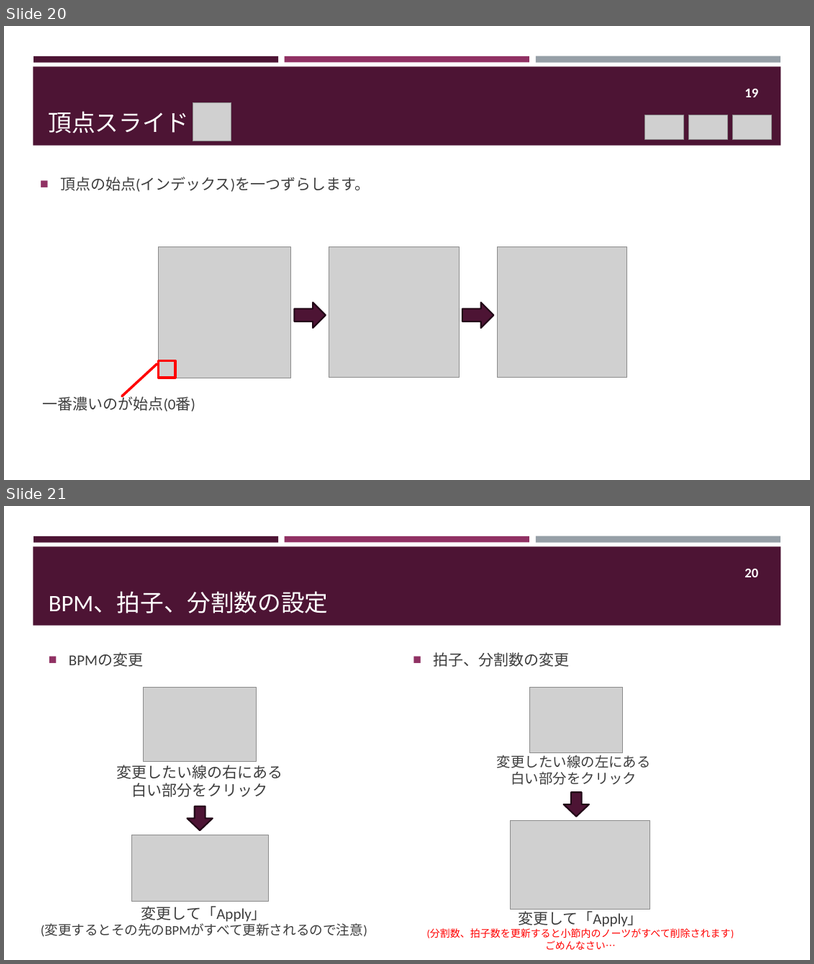
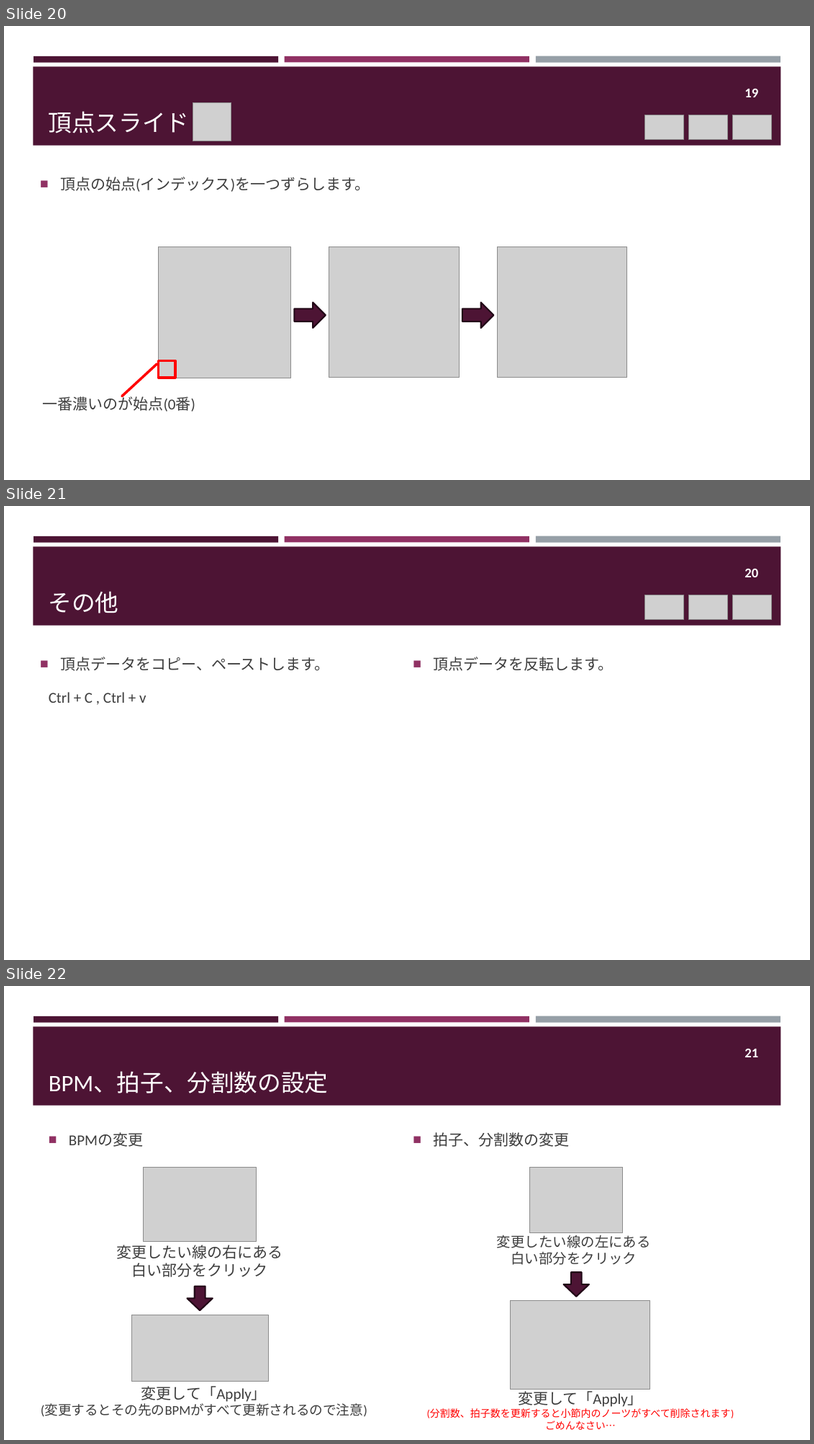
Before and after one commit to mumiroMurorin/MURORYTHM_DIMENTION, a slide deck: Assets/ChartEditor/Texture/Explanation/ChartEditor説明書.pptx. Shown one above the other, each under a label of ours: slides 20 and 21 before the commit, slides 20, 21 and 22 after it. The pictures are 814x964 and 814x1444 pixels, drawn with LibreOffice and Linux fonts; fonts in the diff are those of the drawing; grey boxes stand for pictures. Boxes give left, top, right and bottom in pixels: in the first picture for what was removed or moved away, otherwise in the second. Text is boxed around its words. In the diff, an @@ line names an element or a change of style, - is before the commit and + after.

```diff
--- a/Assets/ChartEditor/Texture/Explanation/ChartEditor説明書.pptx
+++ b/Assets/ChartEditor/Texture/Explanation/ChartEditor説明書.pptx
@@ slide 21 added at [4,506,810,960], background #FFFFFF; not listed: 4 template elements that a slide beside it also shows @@
@@ page number added at [745,568,759,577], 16 pt, text #FFFFFF, bold @@
+20
@@ title added at [49,591,119,613], 28 pt, text #FFFFFF @@
+その他
@@ picture added at [646,595,684,619] @@
@@ picture added at [689,595,728,619] @@
@@ picture added at [733,595,772,619] @@
@@ text added at [60,656,330,671], 18 pt, text #3D3D3D @@
+■ 頂点データをコピー、ペーストします。
@@ text added at [433,656,613,671], 18 pt, text #3D3D3D @@
+■ 頂点データを反転します。
@@ text added at [49,692,146,703], 18 pt, text #3D3D3D @@
+Ctrl + C , Ctrl + v
@@ what was slide 21 is now slide 22 @@
@@ page number at [745,1049,759,1057]: text changed @@
-20
+21
```
Also in this commit, not shown: 1 slide changed, 22 other files.
